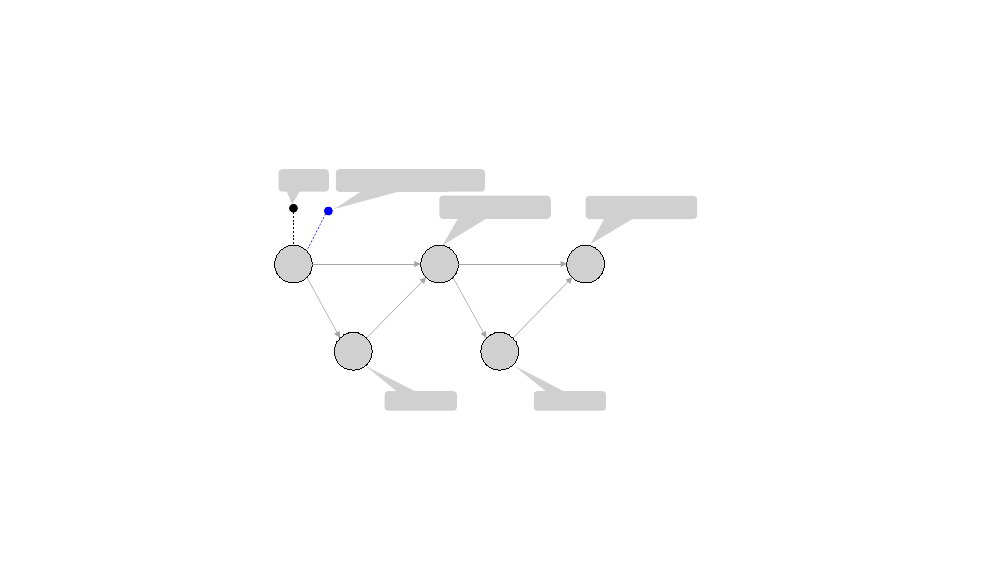
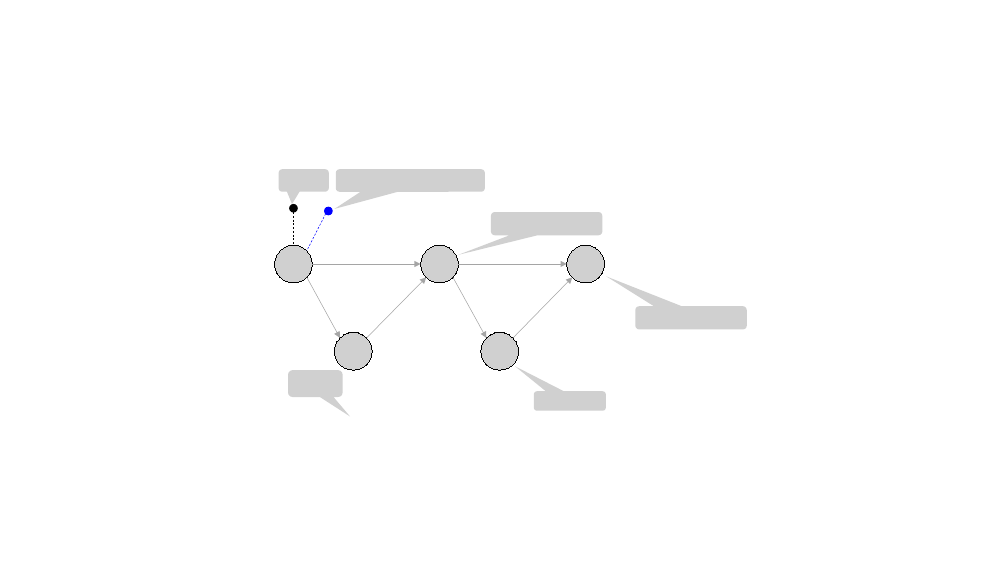
Before and after one commit to borglab/gtsam.org, a slide deck: slide 9 of assets/images/lqr_control/Elimination.pptx. Drawn at 1008x567 pixels with LibreOffice and Linux fonts; fonts in the diff are those of the drawing; grey boxes stand for pictures. Boxes give left, top, right and bottom in pixels: in the first picture for what was removed or moved away, otherwise in the second. Text is boxed around its words. In the diff, an @@ line names an element or a change of style, - is before the commit and + after.

```diff
--- a/assets/images/lqr_control/Elimination.pptx
+++ b/assets/images/lqr_control/Elimination.pptx
@@ picture removed at (x1=439, y1=196, x2=551, y2=219) @@
@@ picture removed at (x1=586, y1=196, x2=697, y2=219) @@
@@ picture added at (x1=491, y1=212, x2=602, y2=235) @@
@@ picture added at (x1=635, y1=306, x2=746, y2=330) @@
@@ picture added at (x1=288, y1=371, x2=343, y2=398) @@
@@ picture removed at (x1=385, y1=391, x2=457, y2=411) @@
```
Also in this commit, not shown: 1 other slide changed, 1 slide added, 7 other files.
